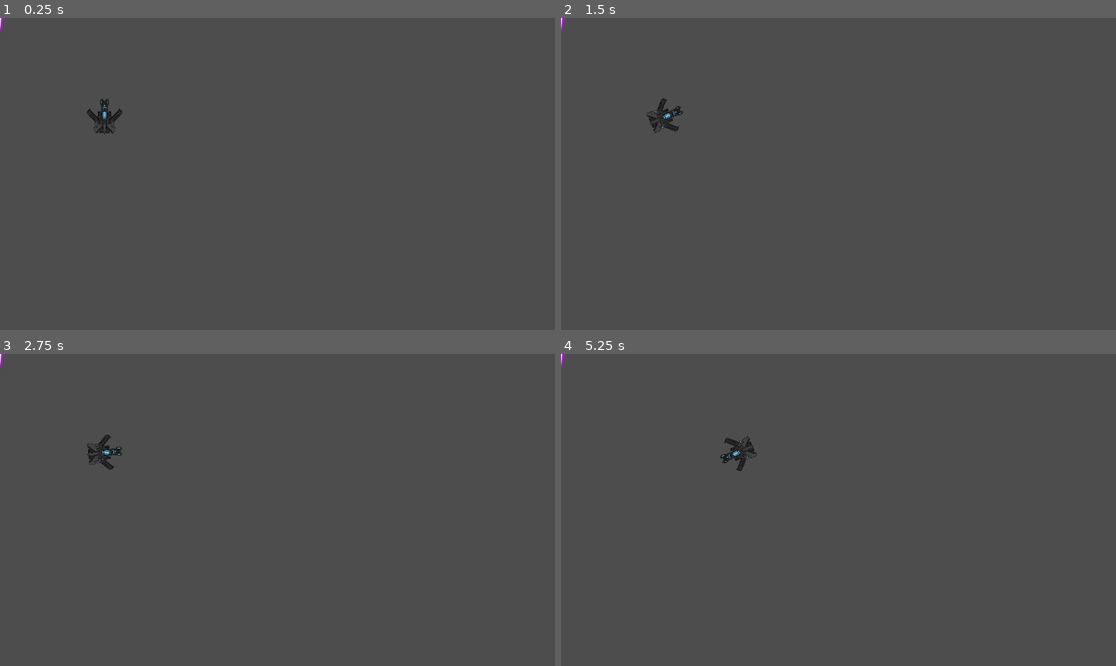
Above: before the commit, frames 1-4 (two rows, left to right).
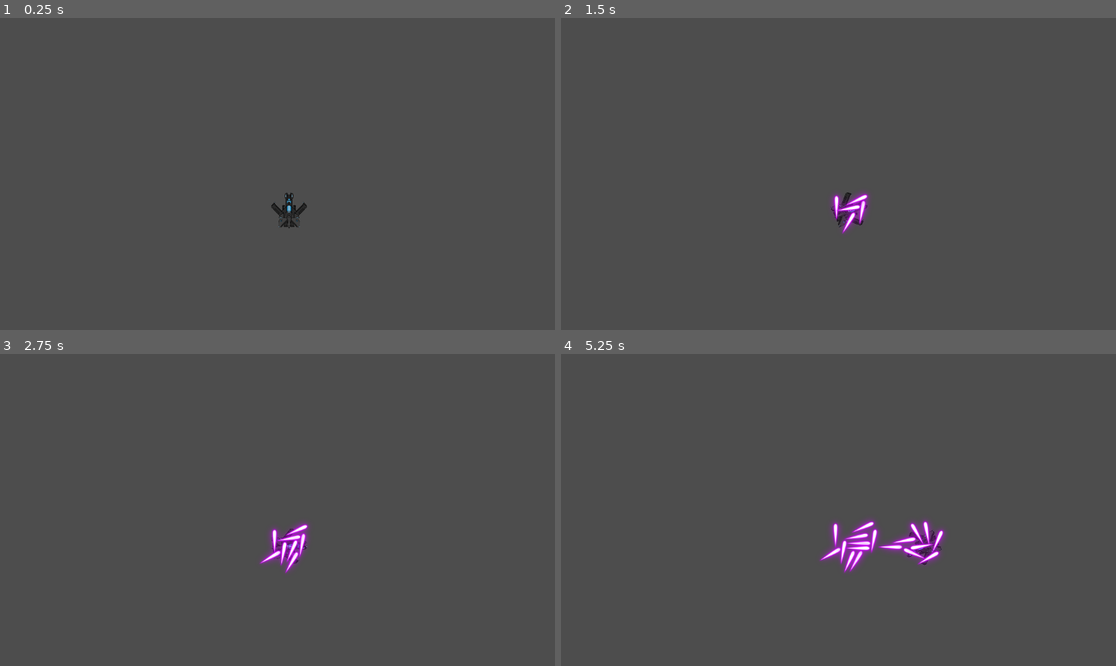
Above: after the commit, the same moments.

Repository: Hassan-A/Space-Fighter
Game: Godot game, scene res://Scenes/Main.tscn
Two runs of this game, one before a commit and one after it. Both use one fixed random seed, a clock stepped at 60 frames per second and the inputs below.
Inputs:
- Up to frame 1 (0.25 s): no input
- Up to frame 2 (1.5 s): tap Enter (ui_accept) at 0.5, 0.6, 0.77, 1.07, 1.35 s; hold Right (ui_right) 0.53-1.28 s; hold Left (ui_left) from 1.28 s (still down)
- Up to frame 3 (2.75 s): tap Enter (ui_accept) at 1.52, 1.82, 2.1 s; release Left (ui_left) at 2.03 s; hold Right (ui_right) from 2.03 s (still down)
- Up to frame 4 (5.25 s): release Right (ui_right) at 2.78 s; hold Up (ui_up) 2.78-3.53 s; tap Enter (ui_accept) at 2.85, 3.02, 3.32, 3.6, 3.77, 4.07, 4.35, 4.52, 4.82, 5.1 s; hold Left (ui_left) from 3.53 s (still down)

The runs differ from the first frame. In frame 1, 0.6% of the frame differs, in the area x 0-56%, y 0-68%; in frame 2, 0.9%; in frame 3, 1.1%; in frame 4, 2.2%, in the area x 0-70%, y 0-71%.

Commit message:
Add Spawning logic for player and bullet

Diff:
--- a/Prefabs/bullet.tscn
+++ b/Prefabs/bullet.tscn
@@ -8,6 +8,8 @@
 height = 44.0
 
 [node name="Bullet" type="CharacterBody2D"]
+collision_layer = 4
+collision_mask = 4
 script = ExtResource("1_ki50n")
 
 [node name="bulletsprite" type="Sprite2D" parent="."]
--- a/Prefabs/player.tscn
+++ b/Prefabs/player.tscn
@@ -7,6 +7,8 @@
 size = Vector2(73, 71)
 
 [node name="player" type="CharacterBody2D"]
+collision_layer = 3
+collision_mask = 3
 script = ExtResource("1_1adlk")
 
 [node name="CollisionShape2D" type="CollisionShape2D" parent="."]
--- a/Scenes/Bullet.gd
+++ b/Scenes/Bullet.gd
@@ -1,10 +1,21 @@
 extends CharacterBody2D
-const SPEED = 500.0
+const SPEED = 5.0
 var direction = Vector2(0,0)
-func _physics_process(delta):
+
+func _ready():
+	print("ready")
+
+func _enter_tree():
+	print("init")
+
+func _process(_delta):
+	print("process")
+
+func _physics_process(_delta):
 	velocity = direction * SPEED
-
+	print("move bullet ", velocity)
 	move_and_slide()
 
 func create(dir):
+	print("bullet created")
 	direction = dir
--- /dev/null
+++ b/Scenes/Main.gd
@@ -0,0 +1,16 @@
+extends Node2D
+
+@export var playerScene : Resource
+
+func _ready():
+	playerScene = preload("res://Prefabs/player.tscn")
+	spawn_player()
+
+func spawn_player():
+	var player = playerScene.instantiate()
+	player.connect("add_bullet",bullets)
+	add_child(player)
+	player.position = Vector2(600,400)
+
+func bullets(b):
+	add_child(b)
--- a/Scenes/Main.tscn
+++ b/Scenes/Main.tscn
@@ -1,11 +1,6 @@
-[gd_scene load_steps=3 format=3 uid="uid://csykuhqbj2bjr"]
+[gd_scene load_steps=2 format=3 uid="uid://csykuhqbj2bjr"]
 
-[ext_resource type="PackedScene" uid="uid://ce7x0gxo0u3hd" path="res://Prefabs/bullet.tscn" id="1_j7b8w"]
-[ext_resource type="PackedScene" uid="uid://b2icotkbwu454" path="res://Prefabs/player.tscn" id="1_uefnv"]
+[ext_resource type="Script" path="res://Scenes/Main.gd" id="1_3xcx5"]
 
 [node name="Node2D" type="Node2D"]
-
-[node name="Bullet" parent="." instance=ExtResource("1_j7b8w")]
-
-[node name="player" parent="." instance=ExtResource("1_uefnv")]
-position = Vector2(217, 205)
+script = ExtResource("1_3xcx5")
--- a/Scenes/player.gd
+++ b/Scenes/player.gd
@@ -5,6 +5,7 @@
 var degree = 0
 var xDirection = 1
 var yDirection = -1
+signal add_bullet
 
 func _ready():
 	bulletSceen = preload("res://Prefabs/bullet.tscn")
@@ -45,6 +46,7 @@
 		emit_signal("add_bullet",b)
 		b.position = position
 		b.rotation = rotation
+		print(b , " b.position: " , b.position)
 		var moveInX = sin(deg_to_rad(degree)) * xDirection
 		var moveInY = cos(deg_to_rad(degree)) * yDirection
 		var d = Vector2(moveInX,moveInY)
--- a/project.godot
+++ b/project.godot
@@ -17,6 +17,14 @@
 
 [input]
 
+ui_accept={
+"deadzone": 0.5,
+"events": [Object(InputEventKey,"resource_local_to_scene":false,"resource_name":"","device":0,"window_id":0,"alt_pressed":false,"shift_pressed":false,"ctrl_pressed":false,"meta_pressed":false,"pressed":false,"keycode":4194309,"physical_keycode":0,"key_label":0,"unicode":0,"echo":false,"script":null)
+, Object(InputEventKey,"resource_local_to_scene":false,"resource_name":"","device":0,"window_id":0,"alt_pressed":false,"shift_pressed":false,"ctrl_pressed":false,"meta_pressed":false,"pressed":false,"keycode":4194310,"physical_keycode":0,"key_label":0,"unicode":0,"echo":false,"script":null)
+, Object(InputEventKey,"resource_local_to_scene":false,"resource_name":"","device":0,"window_id":0,"alt_pressed":false,"shift_pressed":false,"ctrl_pressed":false,"meta_pressed":false,"pressed":false,"keycode":32,"physical_keycode":0,"key_label":0,"unicode":32,"echo":false,"script":null)
+, Object(InputEventKey,"resource_local_to_scene":false,"resource_name":"","device":-1,"window_id":0,"alt_pressed":false,"shift_pressed":false,"ctrl_pressed":false,"meta_pressed":false,"pressed":false,"keycode":0,"physical_keycode":88,"key_label":0,"unicode":120,"echo":false,"script":null)
+]
+}
 ui_left={
 "deadzone": 0.5,
 "events": [Object(InputEventKey,"resource_local_to_scene":false,"resource_name":"","device":0,"window_id":0,"alt_presse …(181 unchanged characters)…
